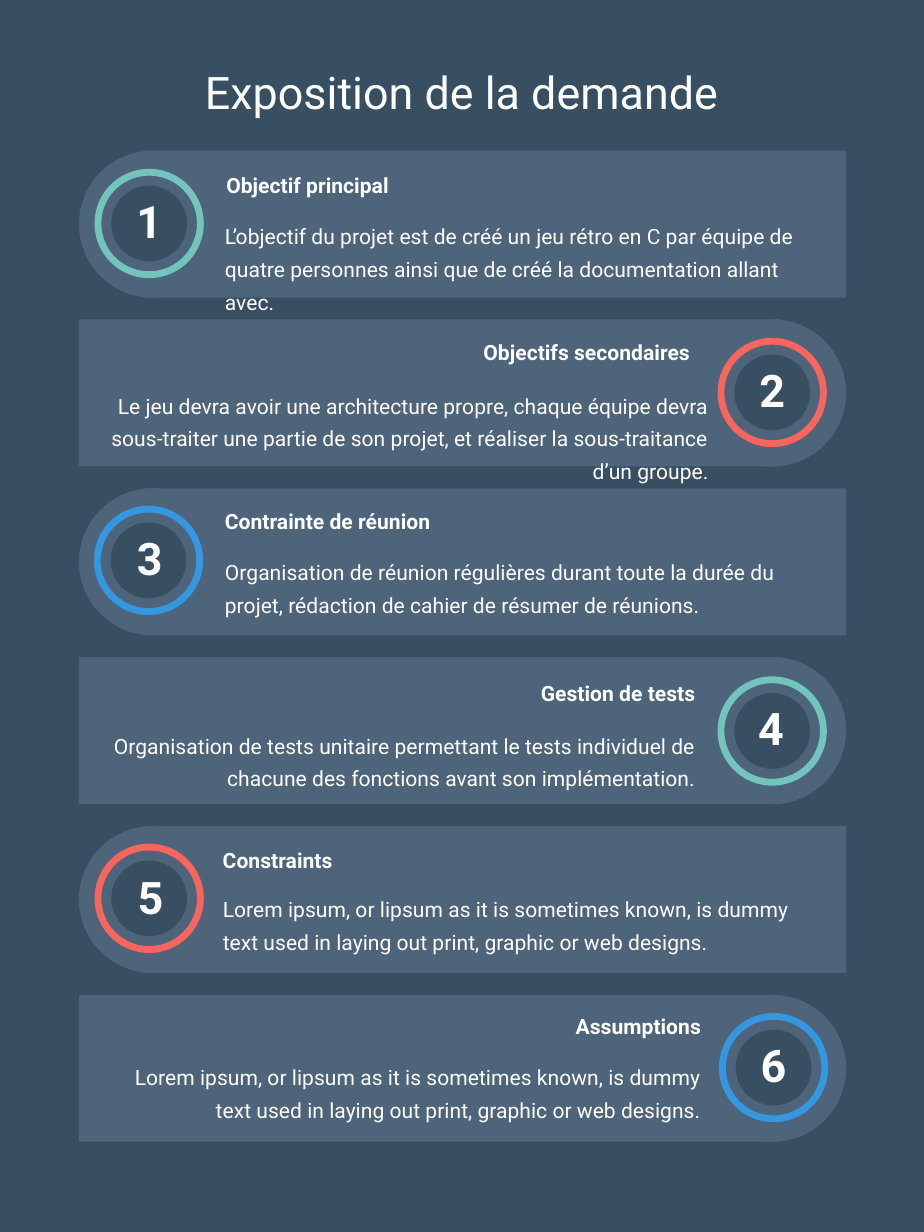
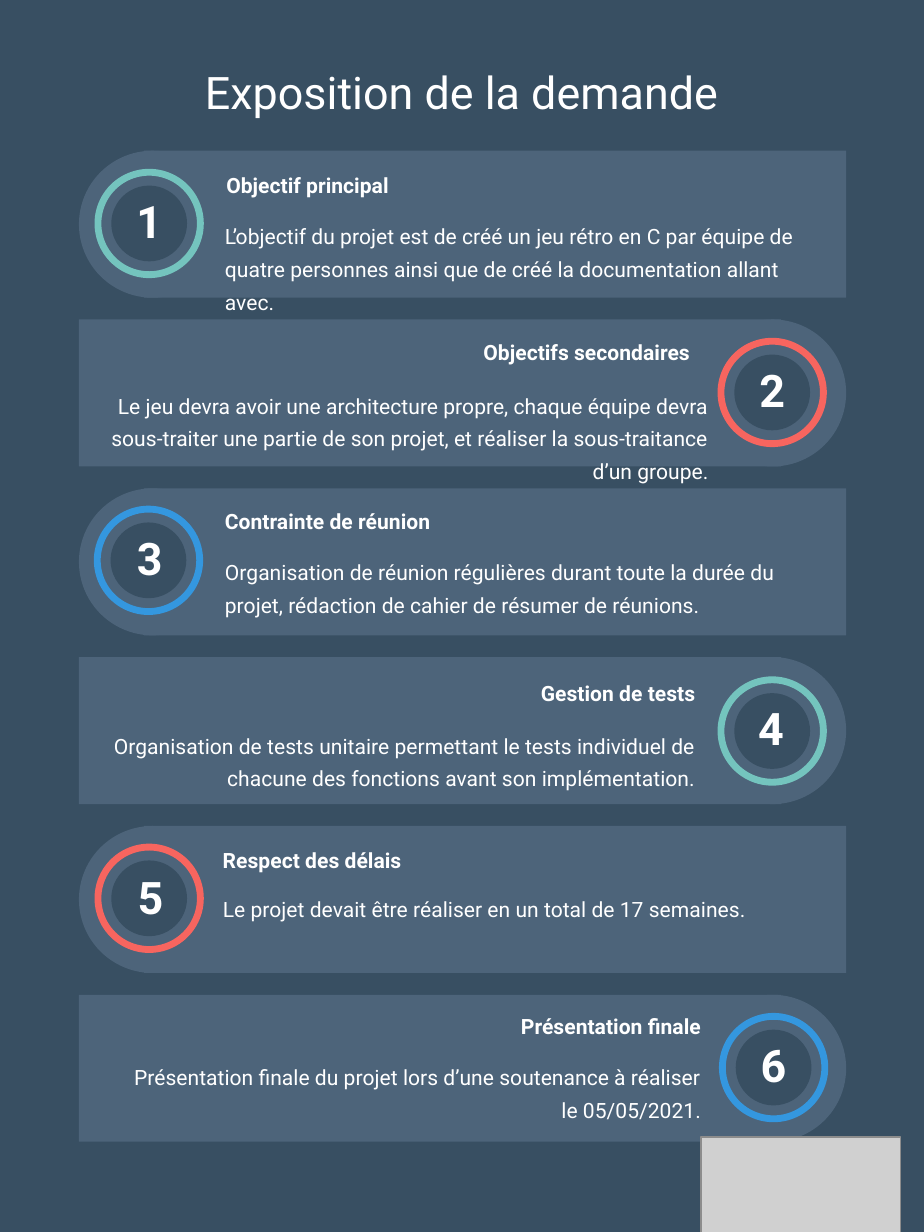
Before and after one commit to Loicpln/Projet_Algo_N2, a slide deck: slide 5 of Elements de presentation/Soutenance finale.pptx. Drawn at 924x1232 pixels with LibreOffice and Linux fonts; fonts in the diff are those of the drawing; grey boxes stand for pictures. Boxes give left, top, right and bottom in pixels: in the first picture for what was removed or moved away, otherwise in the second. Text is boxed around its words. In the diff, an @@ line names an element or a change of style, - is before the commit and + after.

```diff
--- a/Elements de presentation/Soutenance finale.pptx
+++ b/Elements de presentation/Soutenance finale.pptx
@@ text at [223,852,402,873]: text changed @@
-Constraints
+Respect des délais
@@ text at [223,901,745,922]: text changed @@
-Lorem ipsum, or lipsum as it is sometimes known, is dummy text used in laying out print, graphic or web designs.
+Le projet devait être réaliser en un total de 17 semaines.
@@ text at [521,1018,701,1034]: text changed @@
-Assumptions
+Présentation finale
@@ text at [134,1069,701,1120]: text changed @@
-Lorem ipsum, or lipsum as it is sometimes known, is dummy text used in laying out print, graphic or web designs.
+Présentation finale du projet lors d’une soutenance à réaliser le 05/05/2021.
@@ picture added at [701,1137,901,1232] @@
```
Also in this commit, not shown: 5 other slides changed, 10 slides added, 2 slides removed, 8 other files.
